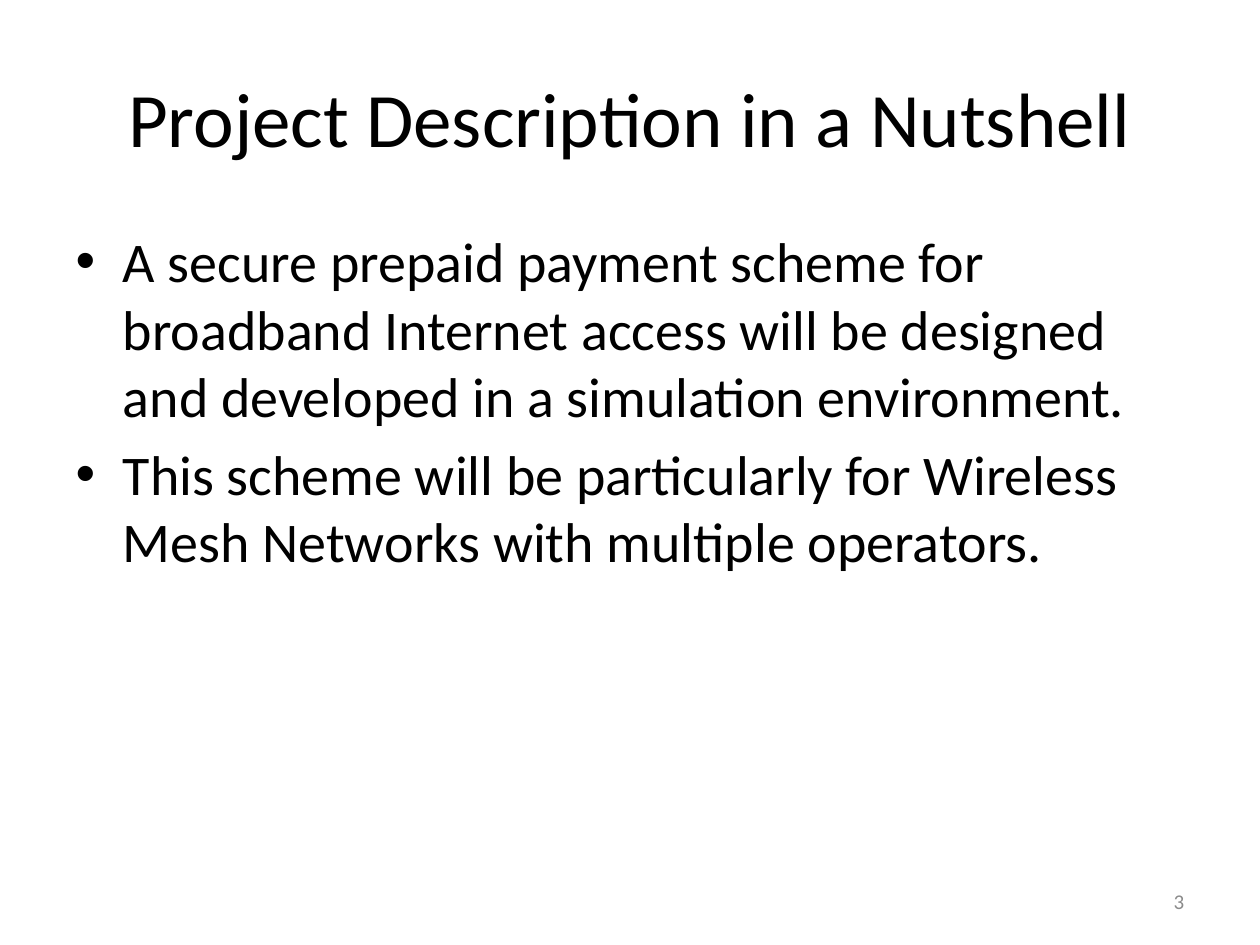
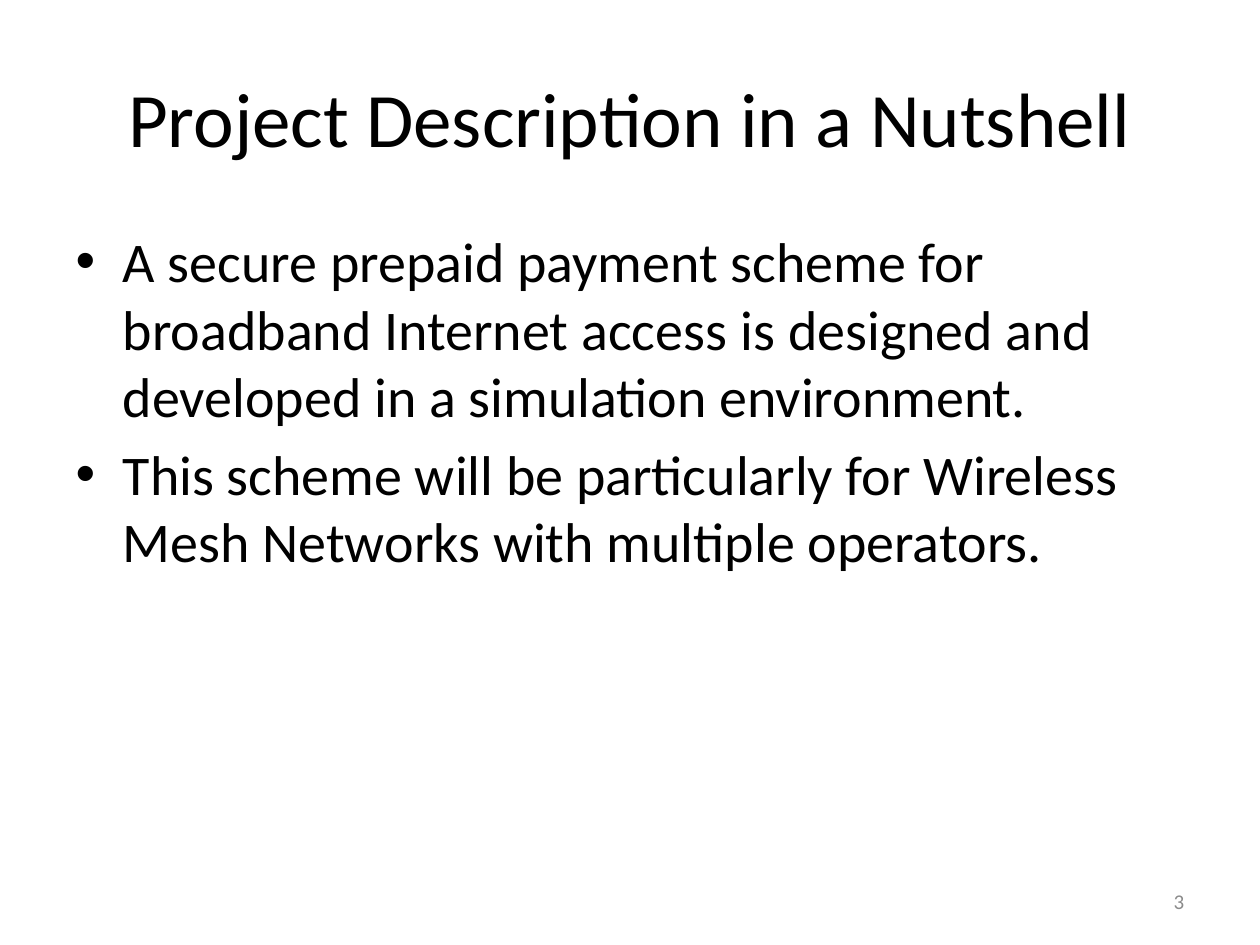
Before and after one commit to canleloglu/worddoc, a slide deck: slide 3 of sunumNew.pptx. Drawn at 1260x945 pixels with LibreOffice and Linux fonts; fonts in the diff are those of the drawing. Boxes give left, top, right and bottom in pixels: in the first picture for what was removed or moved away, otherwise in the second. Text is boxed around its words. In the diff, an @@ line names an element or a change of style, - is before the commit and + after.

```diff
--- a/sunumNew.pptx
+++ b/sunumNew.pptx
@@ text at bbox=[123, 243, 1092, 426]: text changed @@
-• A secure prepaid payment scheme for broadband Internet access will be designed and developed in a simulation environment.
+• A secure prepaid payment scheme for broadband Internet access is designed and developed in a simulation environment.
```
Also in this commit, not shown: 10 other slides changed, 37 slides added, 11 slides removed, 1 other file.
